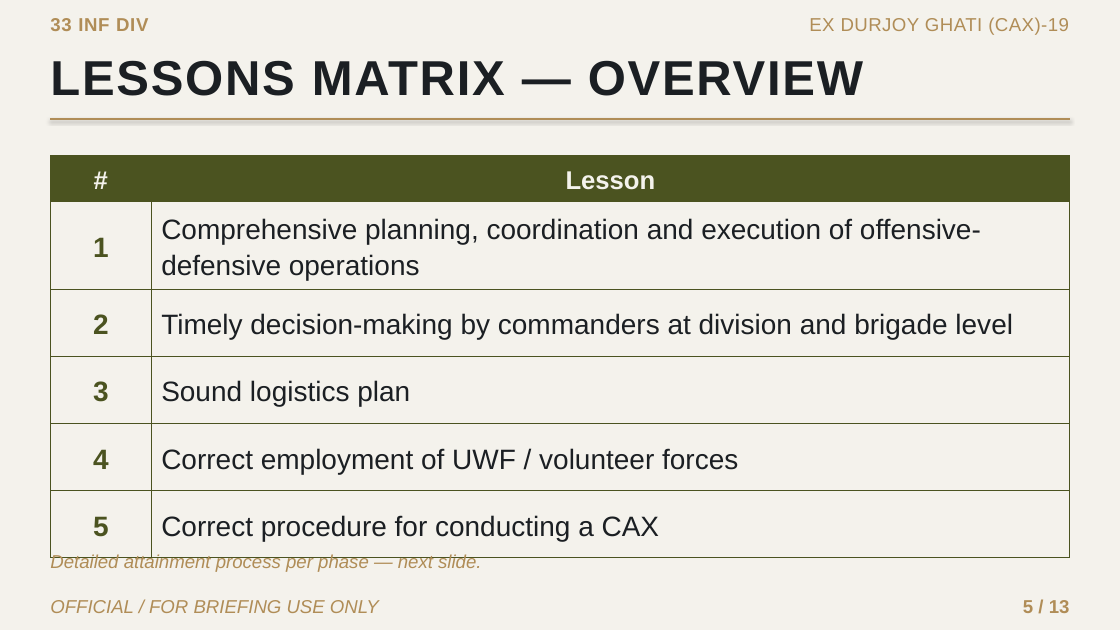
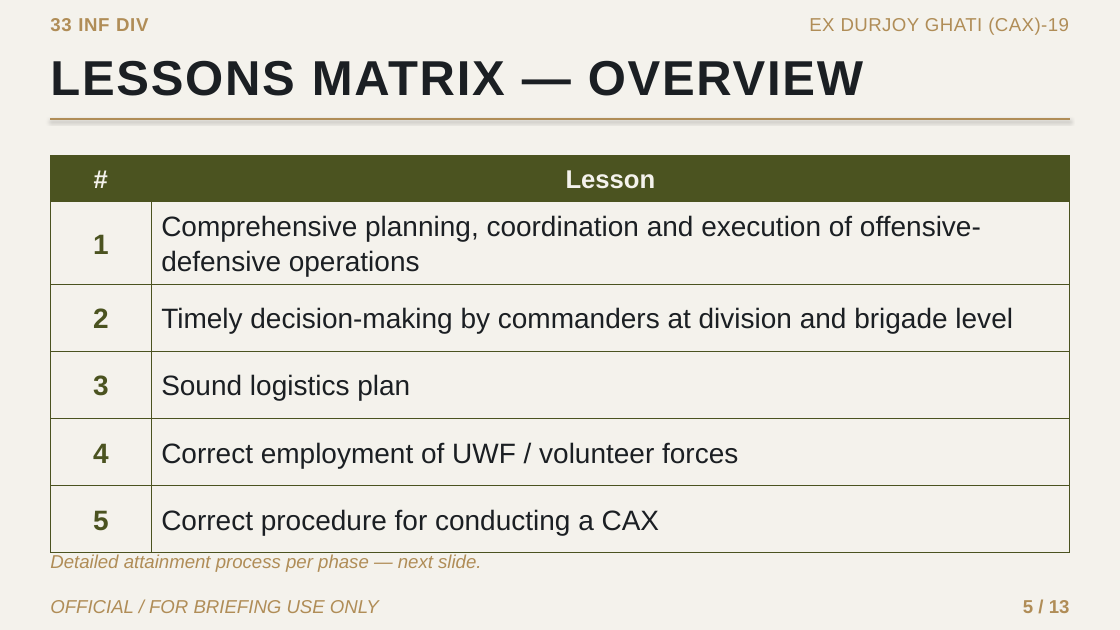
Before and after one commit to tahminulrimon-cloud/kimi, a slide deck: slide 5 of EX_DURJOY_GHATI_CAX19_Brief.pptx. Drawn at 1120x630 pixels with LibreOffice and Linux fonts; fonts in the diff are those of the drawing. Boxes give left, top, right and bottom in pixels: in the first picture for what was removed or moved away, otherwise in the second. Text is boxed around its words. In the diff, an @@ line names an element or a change of style, - is before the commit and + after.

```diff
--- a/EX_DURJOY_GHATI_CAX19_Brief.pptx
+++ b/EX_DURJOY_GHATI_CAX19_Brief.pptx
@@ background #FFFFFF to #F4F2EC @@
@@ rectangle removed at [0, 0, 1120, 630] @@
@@ table at [50, 155, 1070, 539] @@
@@ line spacing 1.15 to 1.1 @@
```
Also in this commit, not shown: 12 other slides changed.
